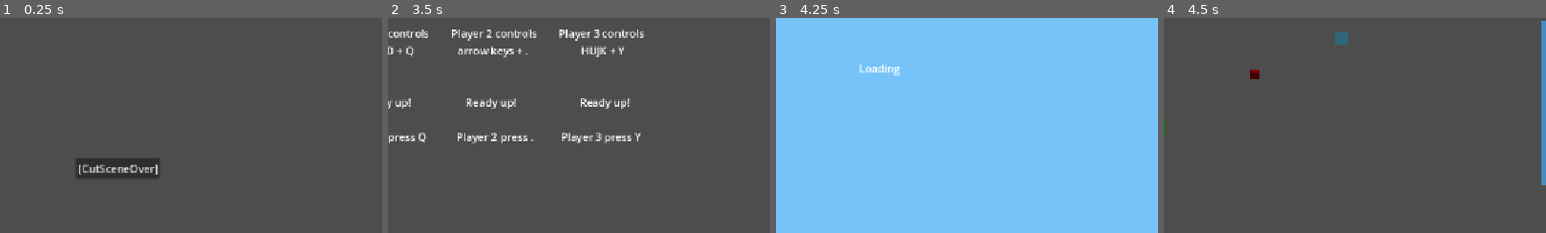
Above: before the commit, frames 1-4 (left to right).
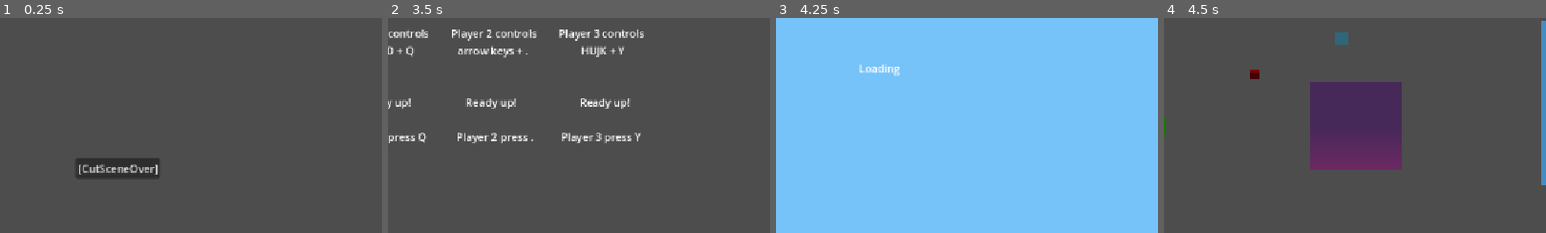
Above: after the commit, the same moments.

Repository: JoeyGiordano/TankTrouble2
Game: Godot game, scene res://game_container/game_container.tscn
Two runs of this game, one before a commit and one after it. Both use one fixed random seed, a clock stepped at 60 frames per second and the inputs below. The engine's default icon, where the game draws it, is replaced by a stand-in: a white triangle on a blue panel in a dark square.
Inputs:
- Up to frame 1 (0.25 s): no input
- Up to frame 2 (3.5 s): click "[CutSceneOver]" at 0.5 s; click "Play" at 1.25 s; click "Play!" at 2 s; tap Enter at 2.75 s; hold W (player1_up) from 2.78 s (still down); hold . (player0_shoot) from 2.78 s (still down)
- Up to frame 3 (4.25 s): tap Space at 3.5 s; release W (player1_up) at 3.53 s; release . (player0_shoot) at 3.53 s; hold Down (ui_down) from 3.53 s (still down); tap Q (player1_shoot) at 3.6 s
- Up to frame 4 (4.5 s): tap Enter at 4.25 s; release Down (ui_down) at 4.28 s; hold W (player1_up) from 4.28 s (still down); tap K (player2_right) at 4.35 s
The pictures show only the part of the screen within x 35-85%, y 30-80%; the shares and areas given below are measured in that part.

Frames 1-3 are identical in both runs. In frame 4, 9.8% of the frame differs, in the area x 38-63%, y 29-71%.

Commit message:
Added tank speed modifier

Diff:
--- /dev/null
+++ b/game/item/items/item_tank_speed_mod.tres
@@ -0,0 +1,12 @@
+[gd_resource type="Resource" script_class="ItemResource" load_steps=3 format=3 uid="uid://djpqqgm84eygi"]
+
+[ext_resource type="Script" uid="uid://cl7ga7teyrqpf" path="res://game/item/item_resource.gd" id="1_illqc"]
+[ext_resource type="Resource" uid="uid://75s0p38ju7ew" path="res://tank/stats/stat_boosts/boost1.tres" id="2_ucxjj"]
+
+[resource]
+script = ExtResource("1_illqc")
+name = "itemx1"
+description = "tttt"
+stat_boost = ExtResource("2_ucxjj")
+color = Color(0.364706, 0.760784, 0.996078, 1)
+metadata/_custom_type_script = "uid://cl7ga7teyrqpf"
--- a/game/map_elements/tank_speed_modifier_area.gd
+++ b/game/map_elements/tank_speed_modifier_area.gd
@@ -1,8 +1,39 @@
 extends Node2D
 
-@export var speed_mod : Vector2
+
+@export var boost : StatBoost
+
+@onready var hitbox : Area2D = $Hitbox
+
+var t : Tank
+
+func _ready():
+	hitbox.area_entered.connect(on_area_entered)
+	hitbox.area_exited.connect(on_area_exited)
 
 
-func _on_area_2d_body_entered(body: Node2D) -> void:
-	if (body is Tank):
-		body.linear_velocity *= speed_mod
+
+func on_area_entered(area : Area2D) :
+	if area.is_in_group("tank_hitbox") :
+		var tank : Tank = area.get_parent().tank_rigidbody.tank #all tank hitboxes must be direct children of a tank loadout
+		give_effect(tank)
+
+func on_area_exited(area : Area2D) :
+	if area.is_in_group("tank_hitbox") :
+		var tank : Tank = area.get_parent().tank_rigidbody.tank #all tank hitboxes must be direct children of a tank loadout
+		lose_effect(tank)
+
+
+func give_effect(tank : Tank) :
+	tank.stats_handler.add_boost_stats(boost)
+
+
+func lose_effect(tank : Tank) :
+	tank.stats_handler.subtract_boost_stats(boost)
+
+
+
+
+#other way
+#	var bh : BoostHolder = tank.stats_handler.add_boost_with_source(boost, self)
+#	tank.stats_handler.remove_boost(bh)
--- a/game/map_elements/tank_speed_modifier_area.tscn
+++ b/game/map_elements/tank_speed_modifier_area.tscn
@@ -1,13 +1,19 @@
-[gd_scene load_steps=4 format=3 uid="uid://c6wb8oosdthco"]
+[gd_scene load_steps=6 format=3 uid="uid://c6wb8oosdthco"]
 
 [ext_resource type="Script" uid="uid://bqgjqft6dywot" path="res://game/map_elements/tank_speed_modifier_area.gd" id="1_galw1"]
 [ext_resource type="Texture2D" uid="uid://dxe5rsvu84bgc" path="res://icon.svg" id="2_eqyu3"]
+[ext_resource type="Script" uid="uid://8jp733sld27f" path="res://tank/stats/stat_boost.gd" id="2_mi6jf"]
+
+[sub_resource type="Resource" id="Resource_3jloe"]
+script = ExtResource("2_mi6jf")
+forward_speed = 100.0
+metadata/_custom_type_script = "uid://8jp733sld27f"
 
 [sub_resource type="RectangleShape2D" id="RectangleShape2D_mi6jf"]
 
 [node name="Tank Speed Modifier Area" type="Node2D"]
 script = ExtResource("1_galw1")
-speed_mod = null
+boost = SubResource("Resource_3jloe")
 
 [node name="Sprite2D" type="Sprite2D" parent="."]
 modulate = Color(0.86805695, 5.2943824e-06, 0.54054344, 0.4627451)
@@ -16,9 +22,9 @@
 region_enabled = true
 region_rect = Rect2(64, 66, 1, 1)
 
-[node name="Area2D" type="Area2D" parent="."]
+[node name="Hitbox" type="Area2D" parent="."]
+collision_layer = 8
+collision_mask = 8
 
-[node name="CollisionShape2D" type="CollisionShape2D" parent="Area2D"]
+[node name="CollisionShape2D" type="CollisionShape2D" parent="Hitbox"]
 shape = SubResource("RectangleShape2D_mi6jf")
-
-[connection signal="body_entered" from="Area2D" to="." method="_on_area_2d_body_entered"]
--- a/levels/test_level_active_map.tscn
+++ b/levels/test_level_active_map.tscn
@@ -6,6 +6,7 @@
 [ext_resource type="PackedScene" uid="uid://bx2nhx7cbggc4" path="res://game/map_elements/destructable_box.tscn" id="5_1pcs8"]
 [ext_resource type="PackedScene" uid="uid://kgb8qiwyx3h5" path="res://game/map_elements/indestructable_box.tscn" id="6_pobmj"]
 [ext_resource type="PackedScene" uid="uid://b2vd12pjydjhl" path="res://game/map_elements/bullet_speed_modifier_area.tscn" id="7_5swdi"]
+[ext_resource type="PackedScene" uid="uid://c6wb8oosdthco" path="res://game/map_elements/tank_speed_modifier_area.tscn" id="7_evsuk"]
 [ext_resource type="PackedScene" uid="uid://bco7bn3j6pl3n" path="res://game/map_elements/moveable_box.tscn" id="7_kqg12"]
 [ext_resource type="PackedScene" uid="uid://vo2tyqhl6m72" path="res://game/player_spawner/player_spawner.tscn" id="7_uepb4"]
 [ext_resource type="PackedScene" uid="uid://cojumcdicoceq" path="res://game/player_spawner/spawn_point.tscn" id="8_5swdi"]
@@ -105,6 +106,10 @@
 
 [node name="SpeedFields" type="Node2D" parent="Active Map Stuff"]
 
+[node name="Tank Speed Modifier Area" parent="Active Map Stuff/SpeedFields" instance=ExtResource("7_evsuk")]
+position = Vector2(117, 33.999996)
+scale = Vector2(6.964583, -6.5526533)
+
 [node name="Bullet Speed Modifier Area" parent="Active Map Stuff/SpeedFields" instance=ExtResource("7_5swdi")]
 position = Vector2(95, -97)
 
--- a/project.godot
+++ b/project.godot
@@ -30,7 +30,6 @@
 
 [display]
 
-window/size/mode=3
 window/stretch/mode="canvas_items"
 
 [global_group]
--- a/tank/stats/stat_boosts/boost1.tres
+++ b/tank/stats/stat_boosts/boost1.tres
@@ -4,13 +4,8 @@
 
 [resource]
 script = ExtResource("1_vmwlf")
-forward_speed = 30.0
-backward_speed = -10.0
-rotation_speed = -0.4
-linear_damp_factor = 0.0
-angular_damp_factor = 0.0
-bullet_count = -1
+forward_speed = 100.0
+backward_speed = 30.0
 bullet_lifetime = 1.0
-bullet_speed = -9.0
 func_names = Array[String](["do_nothing"])
 metadata/_custom_type_script = "uid://8jp733sld27f"
Not shown: 1 places in levels/test_level_active_map.tscn that only renumber resources
